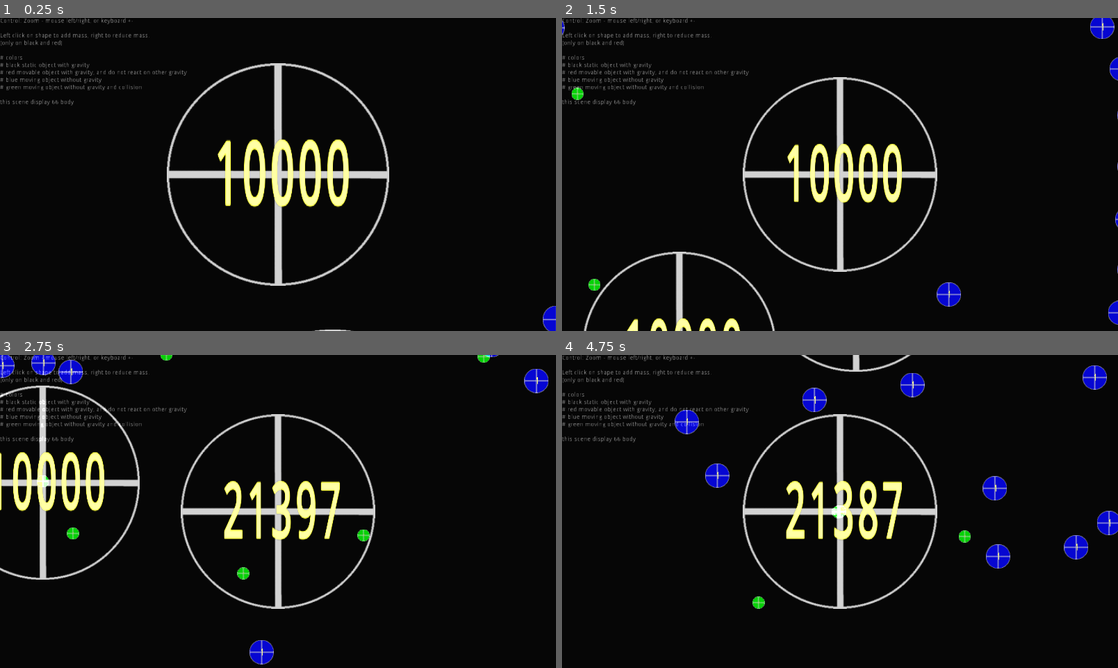
Above: before the commit, frames 1-4 (two rows, left to right).
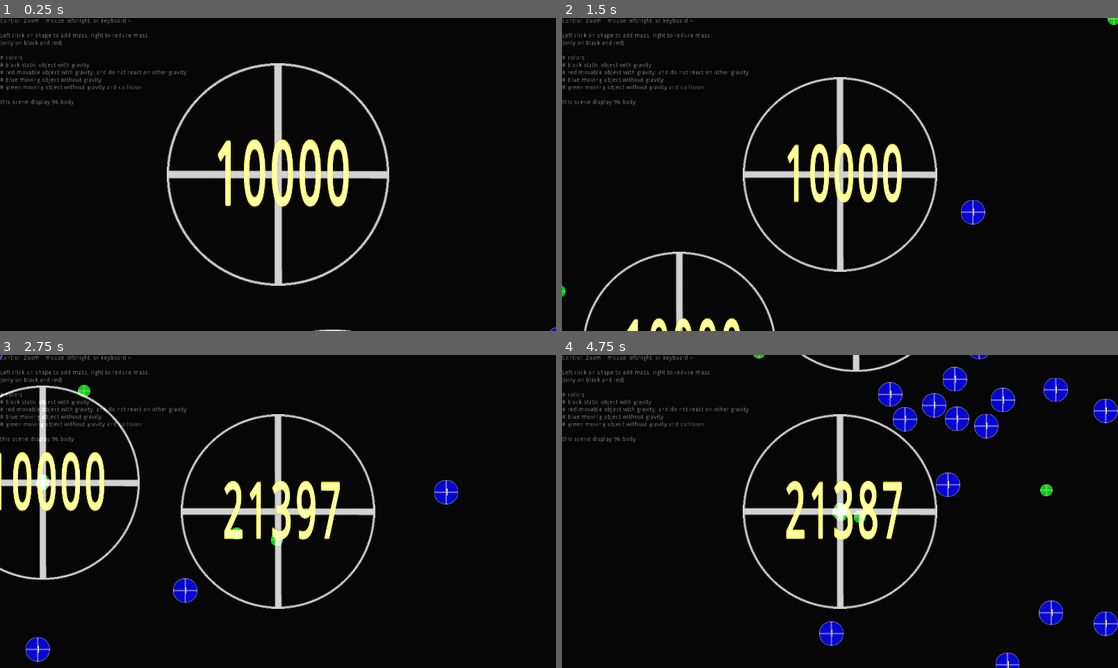
Above: after the commit, the same moments.

Repository: danilw/godot-utils-and-other
Game: Godot game, scene res://scene.tscn
The game is run twice, just before and just after one commit, with the same random seed, the same clock (stepped at 60 frames per second) and the same inputs.
Inputs (mouse positions are in pixels of both pictures, inside the frame that each line leads up to):
- Up to frame 1 (0.25 s): no input
- Up to frame 2 (1.5 s): move the mouse to (962, 158) at 0.52 s; press the mouse at (962, 158) at 0.53 s; move the mouse to (728, 190) at 1.27 s; release the mouse at (728, 190) at 1.28 s; right-click (728, 190) at 1.35 s
- Up to frame 3 (2.75 s): move the mouse to (333, 442) at 2.02 s; press the mouse at (333, 442) at 2.03 s
- Up to frame 4 (4.75 s): move the mouse to (812, 574) at 2.77 s; release the mouse at (812, 574) at 2.78 s; right-click (812, 574) at 2.85 s; move the mouse to (1006, 558) at 3.52 s; press the mouse at (1006, 558) at 3.53 s; move the mouse to (673, 464) at 4.27 s; release the mouse at (673, 464) at 4.28 s; right-click (673, 464) at 4.35 s

The runs differ from the first frame. In frame 1, 0.2% of the frame differs, in the area x 9-100%, y 26-100%; in frame 2, 1.2%; in frame 3, 2.6%; in frame 4, 6.7%, in the area x 9-100%, y 0-100%.

Commit message:
Add files via upload

Diff:
--- a/2d_ex_physics/CPU_object.gd
+++ b/2d_ex_physics/CPU_object.gd
@@ -22,6 +22,9 @@
 
 var is_active=true # if false this object ignored
 var heading=Vector2() #velocity
+
+onready var root_node=get_node("../")
+var node_list=Array()
 
 # colors
 # black static object with gravity
@@ -46,6 +49,10 @@
 		is_active=false
 		self.visible=false
 
+	for a in range(get_node("../").get_child_count()):
+		var el=get_node("../").get_child(a)
+		node_list.append(el)
+
 	var self_color=Color()
 	self.material=self.material.duplicate()
 	if(is_static):
@@ -74,7 +81,7 @@
 func update_text():
 	self.material.set("shader_param/len",str(mass).length())
 	self.material.set("shader_param/value",int(mass))
-	self.material.set("shader_param/zoom_val",get_node("../").scale.x)
+	self.material.set("shader_param/zoom_val",root_node.scale.x)
 
 # mass change by mouse
 func process_input():
@@ -83,8 +90,8 @@
 	var iResolution=Vector2(1280,720)
 	var iMouse=get_viewport().get_mouse_position()/iResolution
 	iMouse=(iMouse-Vector2(0.5,0.5))*iResolution
-	if((self.position*get_node("../").scale-iMouse).length()<(radius/2)*get_node("../").scale.x):
-		get_node("../").mouse_block=true
+	if((self.position*root_node.scale-iMouse).length()<(radius/2)*root_node.scale.x):
+		root_node.mouse_block=true
 		if(Input.is_action_pressed("l_click")):
 			mass+=int(250+20000*smoothstep(5000,500000,mass))
 		if(Input.is_action_pressed("r_click")):
@@ -176,8 +183,8 @@
 	if(is_static):
 		return
 	var final=heading
-	for a in range(get_node("../").get_child_count()):
-		var el=get_node("../").get_child(a)
+	for a in range(node_list.size()):
+		var el=node_list[a]
 		if(el==self)||(!el.is_active):
 			continue
 		if(!is_static)&&(react_gravity)&&(el.self_gravity):
--- a/2d_ex_physics/CPU_phys.gd
+++ b/2d_ex_physics/CPU_phys.gd
@@ -12,8 +12,8 @@
 # when GDScript can not more then 100
 var static_size=6
 var dyn_grav_size=10*1
-var dyn_size=10*4
-var dyn_nograv_size=10*1
+var dyn_size=10*6
+var dyn_nograv_size=10*2
 
 var mouse_block=false
 
